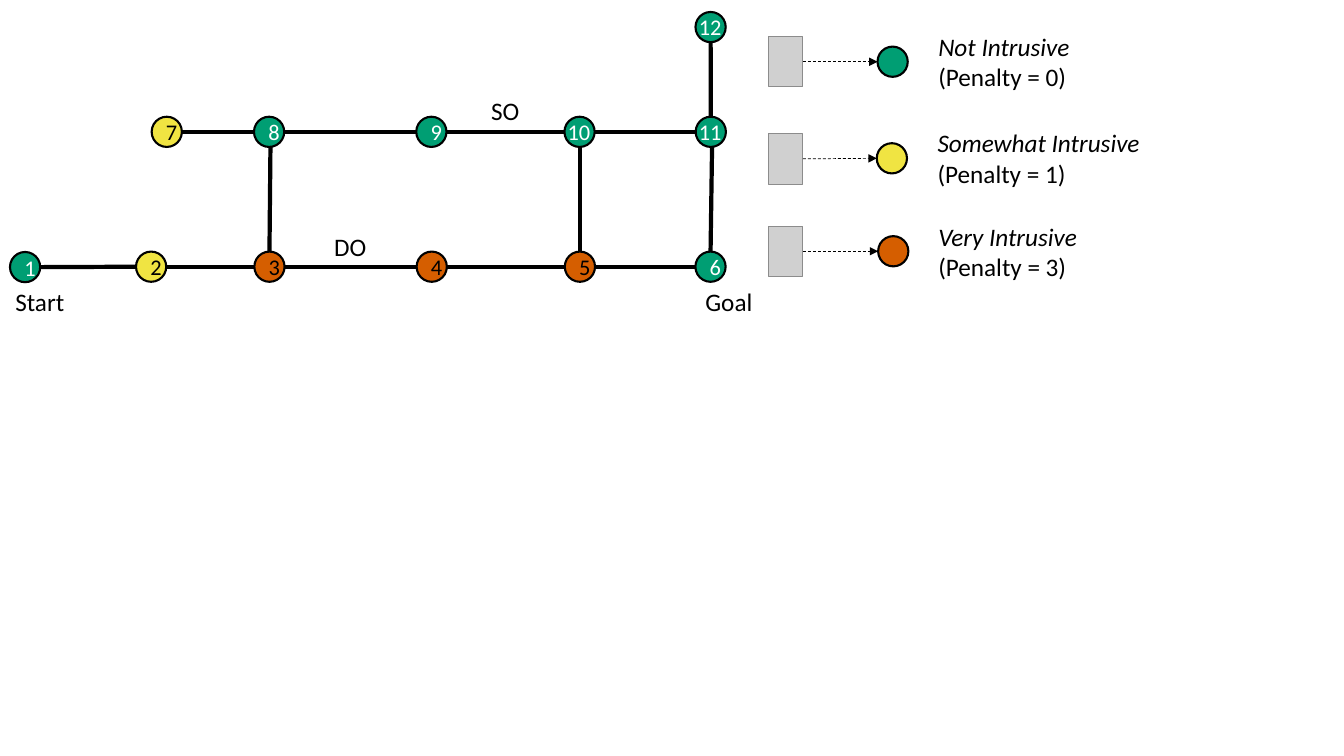
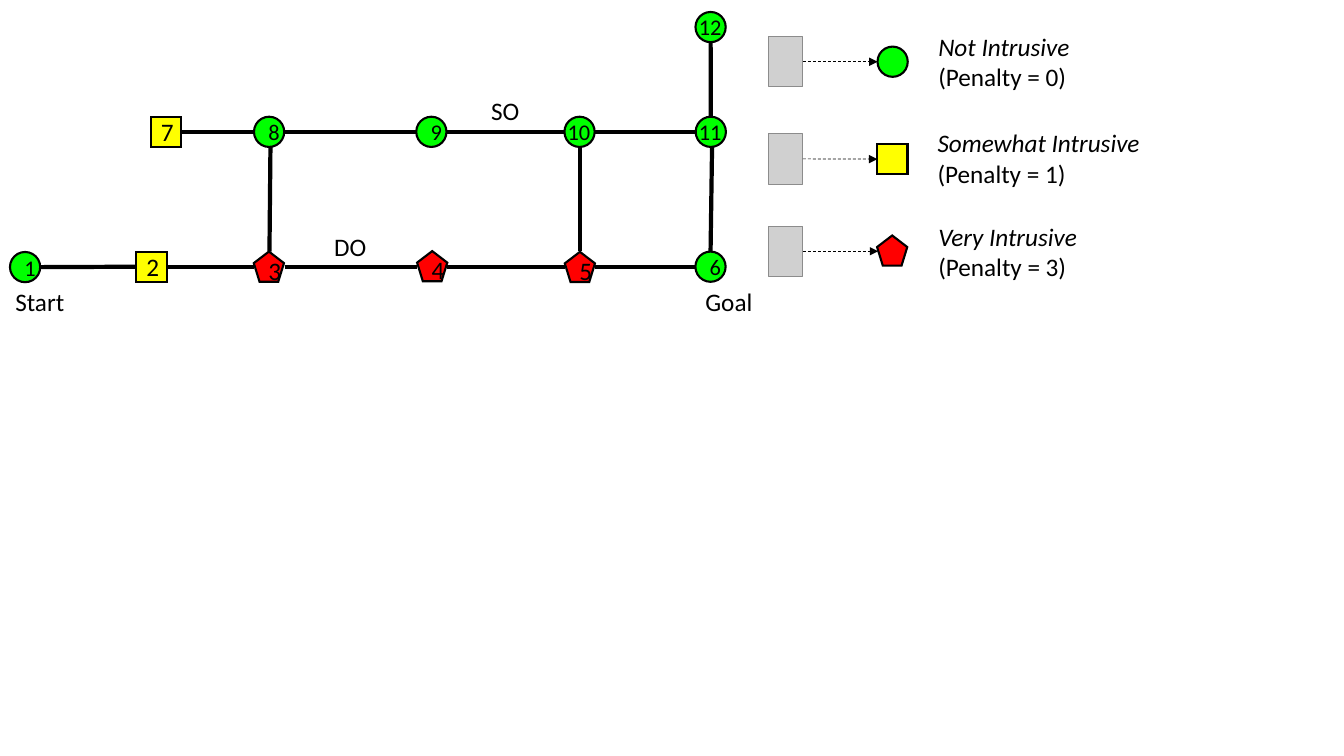
Before and after one commit to cmu-able/explainable-planning, a slide deck: slide 14 of XPlanningEvaluation/data/instruction/instruction-color-blind-friendly.pptx. Drawn at 1344x756 pixels with LibreOffice and Linux fonts; fonts in the diff are those of the drawing; grey boxes stand for pictures. Boxes give left, top, right and bottom in pixels: in the first picture for what was removed or moved away, otherwise in the second. Text is boxed around its words. In the diff, an @@ line names an element or a change of style, - is before the commit and + after.

Commit message:
updated instruction-color-blind-friendly.pptx to use shapes and consistent colors with graphviz colors

```diff
--- a/XPlanningEvaluation/data/instruction/instruction-color-blind-friendly.pptx
+++ b/XPlanningEvaluation/data/instruction/instruction-color-blind-friendly.pptx
@@ text colour #FFFFFF to #000000 in 3 elements at (x1=568, y1=121, x2=591, y2=146), (x1=699, y1=121, x2=722, y2=146), (x1=699, y1=16, x2=722, y2=41) @@
@@ fill #009E73 to #00FF00 in 4 elements at (x1=878, y1=46, x2=908, y2=77), (x1=565, y1=117, x2=595, y2=147), (x1=696, y1=117, x2=726, y2=147), (x1=696, y1=12, x2=726, y2=42) @@
@@ rectangle "7" at (x1=151, y1=117, x2=181, y2=147): size 16 to 18 pt; ellipse to rectangle; fill #F0E442 to #FFFF00 @@
@@ ellipse removed at (x1=877, y1=143, x2=907, y2=173) @@
@@ rectangle added at (x1=877, y1=144, x2=907, y2=174), fill #FFFF00, outline #000000 1.5 pt @@
@@ pentagon added at (x1=877, y1=236, x2=907, y2=266), fill #FF0000, outline #000000 1.5 pt @@
@@ ellipse removed at (x1=878, y1=236, x2=908, y2=266) @@
@@ text colour #FFFFFF to #000000; fill #009E73 to #00FF00 in 4 elements at (x1=254, y1=117, x2=284, y2=147), (x1=416, y1=117, x2=447, y2=147), (x1=696, y1=252, x2=726, y2=282), (x1=10, y1=252, x2=40, y2=282) @@
@@ rectangle "2" at (x1=136, y1=252, x2=166, y2=282): size 16 to 18 pt; ellipse to rectangle; fill #F0E442 to #FFFF00 @@
@@ size 16 to 18 pt; ellipse to pentagon; fill #D55E00 to #FF0000 in 3 elements at (x1=254, y1=252, x2=284, y2=282), (x1=565, y1=252, x2=595, y2=282), (x1=417, y1=251, x2=448, y2=281) @@
```
Also in this commit, not shown: 6 other slides changed.
